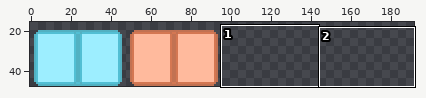
One commit to this sprite sheet: src/textures/tilemaps/LockedDoor.png. Above: a wide view before the commit, with the close-up outlined.
Close-up. The starting point:
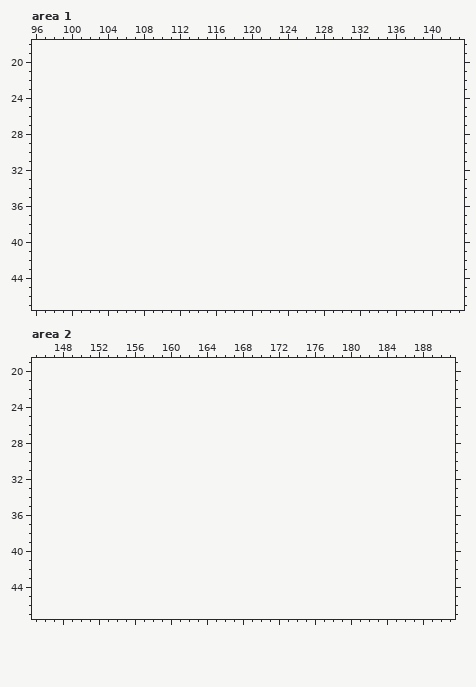
The file is 96x48 pixels. Shown: area 1: x 96..143, y 18..47; area 2: x 145..191, y 19..47. The old version is drawn lined up with the new one, on the new canvas. The wide view leaves out empty margins.
Palette (. is transparent): 
The result:
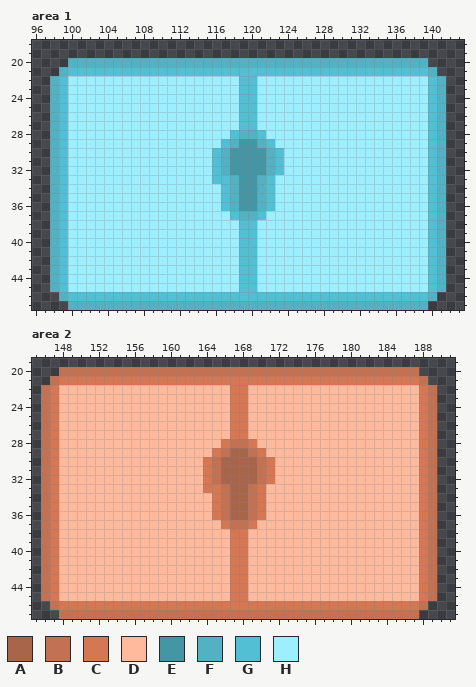
Colours new in this view: A #a9654a  B #c27252  C #d47752  D #ffba9d  E #4596a4  F #52b1c2  G #52bfd4  H #9deeff
Change:
canvas 96x48 -> 192x48
Changed rows in their new state; - is an unchanged pixel.
Area 1:
first column x 98:
20 --FFFFFFFFFFFFFFFFFFFFFFFFFFFFFFFFFFFFFFFF--
21 -FGGGGGGGGGGGGGGGGGGGGGGGGGGGGGGGGGGGGGGGGF-
22 FGHHHHHHHHHHHHHHHHHHHGGHHHHHHHHHHHHHHHHHHHGF
23 FGHHHHHHHHHHHHHHHHHHHGGHHHHHHHHHHHHHHHHHHHGF
24 FGHHHHHHHHHHHHHHHHHHHGGHHHHHHHHHHHHHHHHHHHGF
25 FGHHHHHHHHHHHHHHHHHHHGGHHHHHHHHHHHHHHHHHHHGF
26 FGHHHHHHHHHHHHHHHHHHHGGHHHHHHHHHHHHHHHHHHHGF
27 FGHHHHHHHHHHHHHHHHHHHGGHHHHHHHHHHHHHHHHHHHGF
28 FGHHHHHHHHHHHHHHHHHHGFFGHHHHHHHHHHHHHHHHHHGF
29 FGHHHHHHHHHHHHHHHHHGFEEFGHHHHHHHHHHHHHHHHHGF
30 FGHHHHHHHHHHHHHHHHGFEEEEFGHHHHHHHHHHHHHHHHGF
31 FGHHHHHHHHHHHHHHHHGFEEEEFGHHHHHHHHHHHHHHHHGF
32 FGHHHHHHHHHHHHHHHHGFEEEEFGHHHHHHHHHHHHHHHHGF
33 FGHHHHHHHHHHHHHHHHGGFEEFGHHHHHHHHHHHHHHHHHGF
34 FGHHHHHHHHHHHHHHHHHGFEEFGHHHHHHHHHHHHHHHHHGF
35 FGHHHHHHHHHHHHHHHHHGFEEFGHHHHHHHHHHHHHHHHHGF
36 FGHHHHHHHHHHHHHHHHHGFEEFGHHHHHHHHHHHHHHHHHGF
37 FGHHHHHHHHHHHHHHHHHHGFFGHHHHHHHHHHHHHHHHHHGF
38 FGHHHHHHHHHHHHHHHHHHHGGHHHHHHHHHHHHHHHHHHHGF
39 FGHHHHHHHHHHHHHHHHHHHGGHHHHHHHHHHHHHHHHHHHGF
40 FGHHHHHHHHHHHHHHHHHHHGGHHHHHHHHHHHHHHHHHHHGF
41 FGHHHHHHHHHHHHHHHHHHHGGHHHHHHHHHHHHHHHHHHHGF
42 FGHHHHHHHHHHHHHHHHHHHGGHHHHHHHHHHHHHHHHHHHGF
43 FGHHHHHHHHHHHHHHHHHHHGGHHHHHHHHHHHHHHHHHHHGF
44 FGHHHHHHHHHHHHHHHHHHHGGHHHHHHHHHHHHHHHHHHHGF
45 FGHHHHHHHHHHHHHHHHHHHGGHHHHHHHHHHHHHHHHHHHGF
46 -FGGGGGGGGGGGGGGGGGGGGGGGGGGGGGGGGGGGGGGGGF-
47 --FFFFFFFFFFFFFFFFFFFFFFFFFFFFFFFFFFFFFFFF--
Area 2:
first column x 146:
20 --BBBBBBBBBBBBBBBBBBBBBBBBBBBBBBBBBBBBBBBB--
21 -BCCCCCCCCCCCCCCCCCCCCCCCCCCCCCCCCCCCCCCCCB-
22 BCDDDDDDDDDDDDDDDDDDDCCDDDDDDDDDDDDDDDDDDDCB
23 BCDDDDDDDDDDDDDDDDDDDCCDDDDDDDDDDDDDDDDDDDCB
24 BCDDDDDDDDDDDDDDDDDDDCCDDDDDDDDDDDDDDDDDDDCB
25 BCDDDDDDDDDDDDDDDDDDDCCDDDDDDDDDDDDDDDDDDDCB
26 BCDDDDDDDDDDDDDDDDDDDCCDDDDDDDDDDDDDDDDDDDCB
27 BCDDDDDDDDDDDDDDDDDDDCCDDDDDDDDDDDDDDDDDDDCB
28 BCDDDDDDDDDDDDDDDDDDCBBCDDDDDDDDDDDDDDDDDDCB
29 BCDDDDDDDDDDDDDDDDDCBAABCDDDDDDDDDDDDDDDDDCB
30 BCDDDDDDDDDDDDDDDDCBAAAABCDDDDDDDDDDDDDDDDCB
31 BCDDDDDDDDDDDDDDDDCBAAAABCDDDDDDDDDDDDDDDDCB
32 BCDDDDDDDDDDDDDDDDCBAAAABCDDDDDDDDDDDDDDDDCB
33 BCDDDDDDDDDDDDDDDDCCBAABCDDDDDDDDDDDDDDDDDCB
34 BCDDDDDDDDDDDDDDDDDCBAABCDDDDDDDDDDDDDDDDDCB
35 BCDDDDDDDDDDDDDDDDDCBAABCDDDDDDDDDDDDDDDDDCB
36 BCDDDDDDDDDDDDDDDDDCBAABCDDDDDDDDDDDDDDDDDCB
37 BCDDDDDDDDDDDDDDDDDDCBBCDDDDDDDDDDDDDDDDDDCB
38 BCDDDDDDDDDDDDDDDDDDDCCDDDDDDDDDDDDDDDDDDDCB
39 BCDDDDDDDDDDDDDDDDDDDCCDDDDDDDDDDDDDDDDDDDCB
40 BCDDDDDDDDDDDDDDDDDDDCCDDDDDDDDDDDDDDDDDDDCB
41 BCDDDDDDDDDDDDDDDDDDDCCDDDDDDDDDDDDDDDDDDDCB
42 BCDDDDDDDDDDDDDDDDDDDCCDDDDDDDDDDDDDDDDDDDCB
43 BCDDDDDDDDDDDDDDDDDDDCCDDDDDDDDDDDDDDDDDDDCB
44 BCDDDDDDDDDDDDDDDDDDDCCDDDDDDDDDDDDDDDDDDDCB
45 BCDDDDDDDDDDDDDDDDDDDCCDDDDDDDDDDDDDDDDDDDCB
46 -BCCCCCCCCCCCCCCCCCCCCCCCCCCCCCCCCCCCCCCCCB-
47 --BBBBBBBBBBBBBBBBBBBBBBBBBBBBBBBBBBBBBBBB--
Changed places in both close-ups, as pixel boxes (x1, y1, x2, y2):
added: (50, 58, 446, 310)
added: (41, 367, 437, 619)
